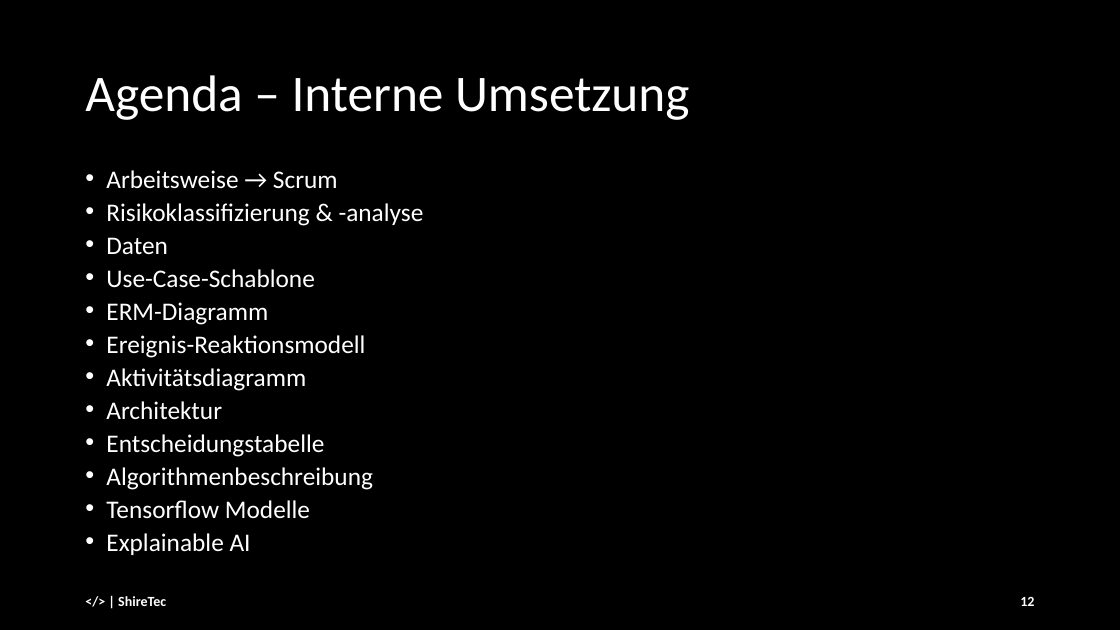
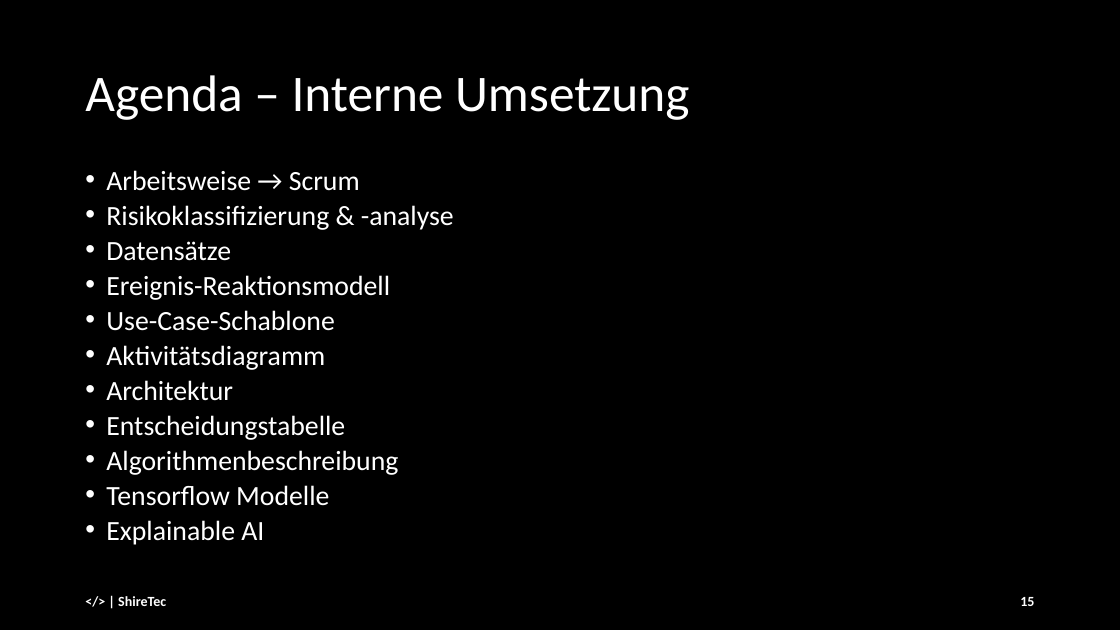
Before and after one commit to andre-anan-gilbert/Real-time-Facial-Age-and-Emotion-Recognition, a slide deck: slide 15 of docs/Final_Presentation_25_01_ [Autosaved].pptx (slide 12 before the commit). Drawn at 1120x630 pixels with LibreOffice and Linux fonts; fonts in the diff are those of the drawing. Boxes give left, top, right and bottom in pixels: in the first picture for what was removed or moved away, otherwise in the second. Text is boxed around its words. In the diff, an @@ line names an element or a change of style, - is before the commit and + after.

```diff
--- a/docs/Final_Presentation_25_01_ [Autosaved].pptx
+++ b/docs/Final_Presentation_25_01_ [Autosaved].pptx
@@ text at box(106, 170, 454, 545): size 21.7 to 23.8 pt in "Arbeitsweise → Scrum", "Risikoklassifizierung & -analyse", "Use-Case-Schablone", "Aktivitätsdiagramm" and 5 more places @@
@@ text at box(106, 241, 390, 300): text changed; size 21.7 to 23.8 pt @@
-• Daten
+• Datensätze
+• Ereignis-Reaktionsmodell
@@ text at box(106, 302, 365, 358): paragraphs removed @@
-• ERM-Diagramm
-• Ereignis-Reaktionsmodell
@@ page number at box(1020, 597, 1034, 606): text changed @@
-12
+15
```
Also in this commit, not shown: 18 other slides changed, 7 slides added, 1 slide removed.
